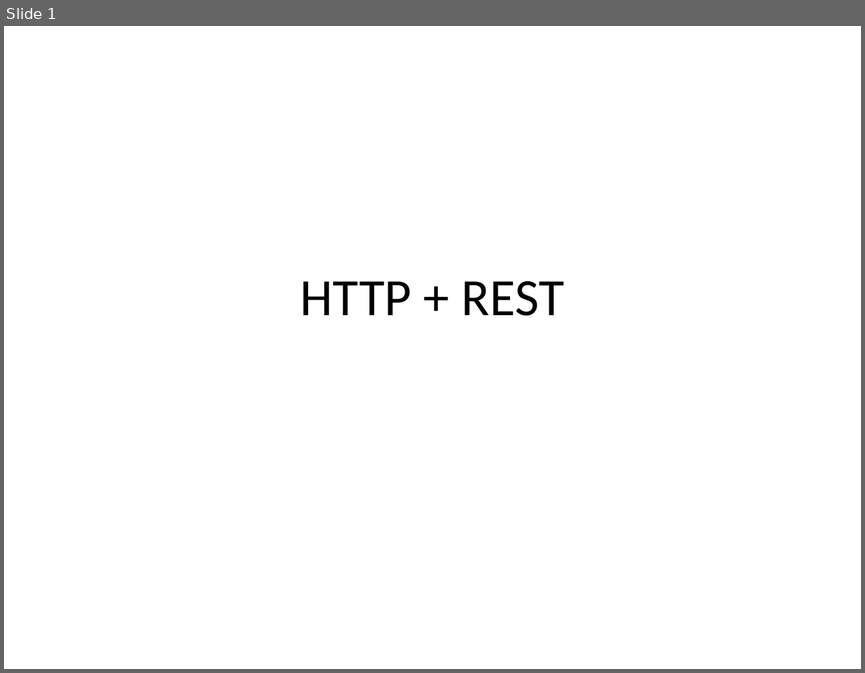
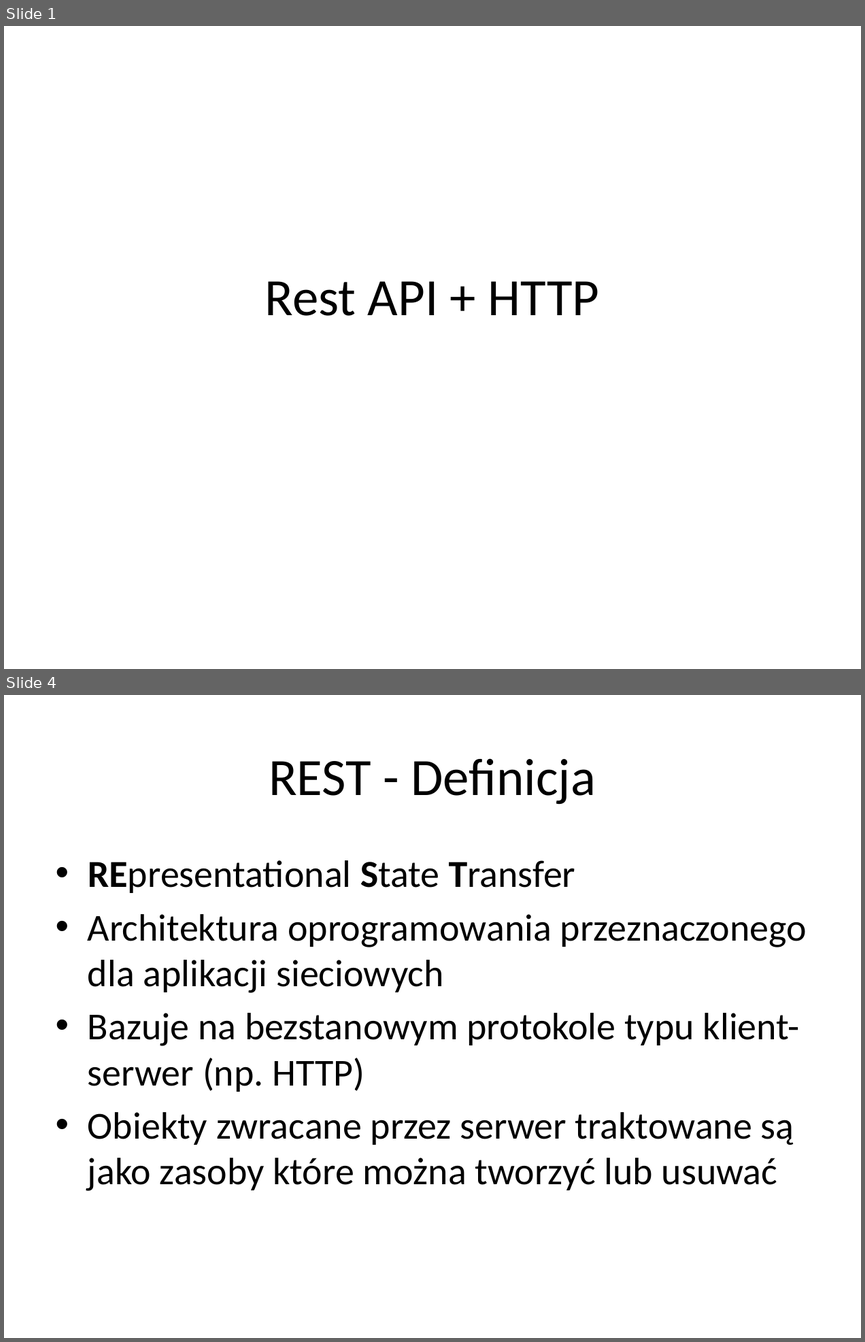
Before and after one commit to rybeek84/microservices-part1, a slide deck: monolit/documentation/microservices lectures/HTTP + REST.pptx. Shown one above the other, each under a label of ours: slide 1 before the commit, slides 1 and 4 after it; the slides between them are not shown. The pictures are 865x673 and 865x1342 pixels, drawn with LibreOffice and Linux fonts; fonts in the diff are those of the drawing. Boxes give left, top, right and bottom in pixels: in the first picture for what was removed or moved away, otherwise in the second. Text is boxed around its words. In the diff, an @@ line names an element or a change of style, - is before the commit and + after.

```diff
--- a/monolit/documentation/microservices lectures/HTTP + REST.pptx
+++ b/monolit/documentation/microservices lectures/HTTP + REST.pptx
@@ slide 4 added at (4,695,861,1338), background #FFFFFF @@
@@ title added at (269,758,596,804), 44 pt, text #000000 @@
+REST - Definicja
@@ text added at (88,860,806,1191), 32 pt, text #000000 @@
+• REpresentational State Transfer
+• Architektura oprogramowania przeznaczonego dla aplikacji sieciowych
+• Bazuje na bezstanowym protokole typu klient-serwer (np. HTTP)
+• Obiekty zwracane przez serwer traktowane są jako zasoby które można tworzyć lub usuwać
@@ slide 1 changed as well @@
@@ title at (265,281,600,316): text changed @@
-HTTP + REST
+Rest API + HTTP
```
Also in this commit, not shown: 8 other slides changed, 14 other slides added, 1 slide removed.
